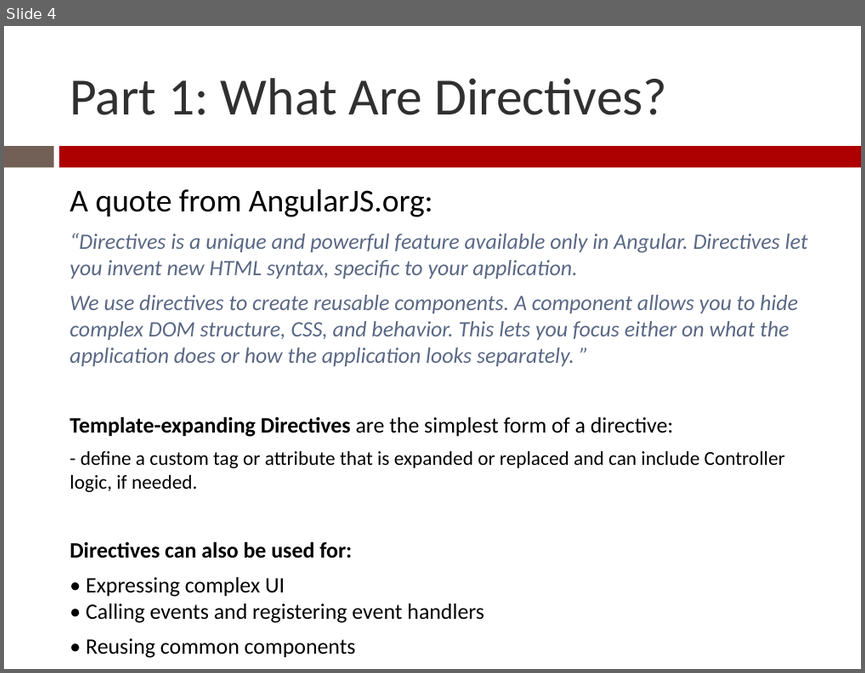
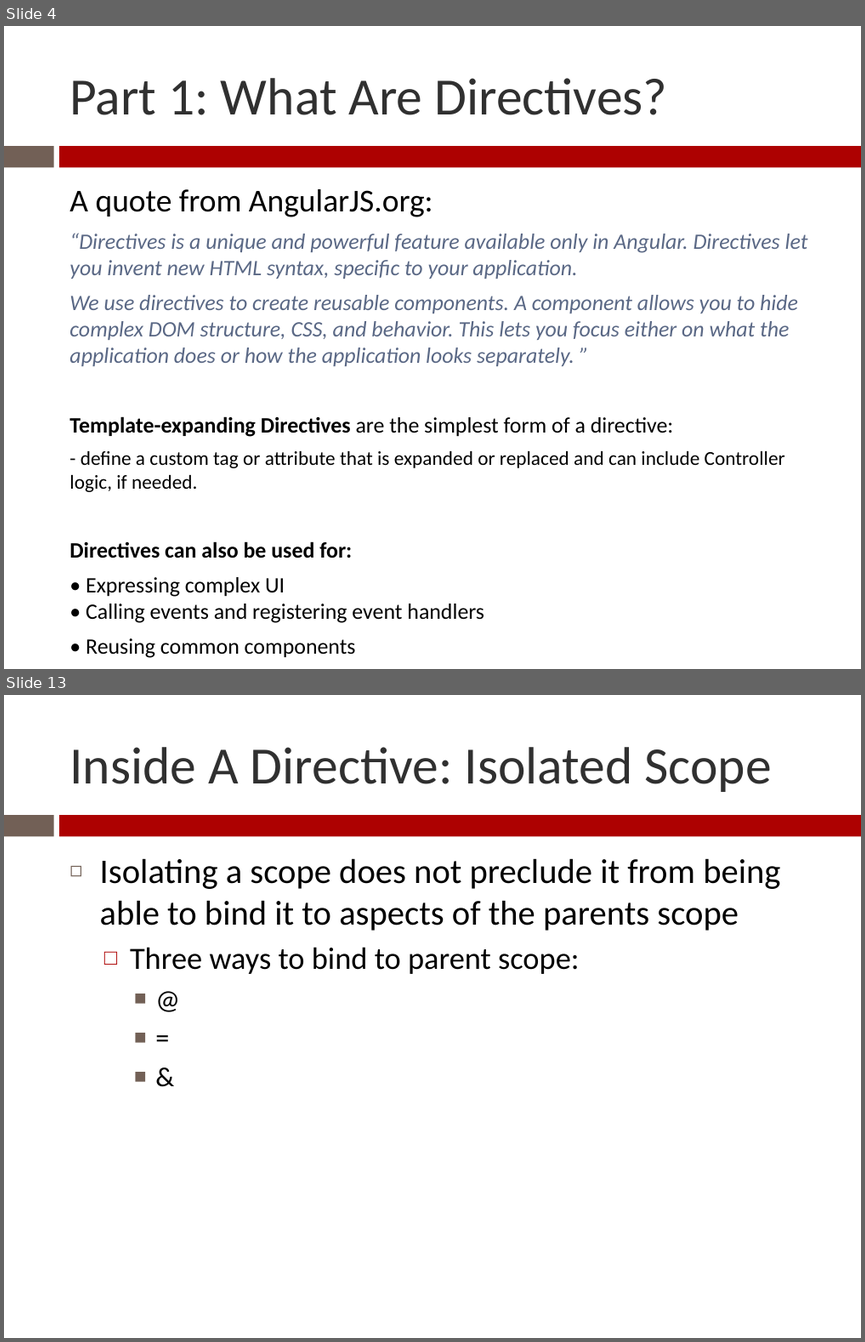
Before and after one commit to Zenitram-Oriaj/AngularJS_Directives, a slide deck: presentation/ajs_dir_presentation.pptx. Shown one above the other, each under a label of ours: slide 4 before the commit, slides 4 and 13 after it; the slides between them are not shown. The pictures are 865x673 and 865x1342 pixels, drawn with LibreOffice and Linux fonts; fonts in the diff are those of the drawing. Boxes give left, top, right and bottom in pixels: in the first picture for what was removed or moved away, otherwise in the second. Text is boxed around its words. In the diff, an @@ line names an element or a change of style, - is before the commit and + after.

```diff
--- a/presentation/ajs_dir_presentation.pptx
+++ b/presentation/ajs_dir_presentation.pptx
@@ slide 13 added at box(4, 695, 861, 1338), background #FFFFFF; not listed: 2 template elements that a slide beside it also shows @@
@@ title added at box(69, 747, 772, 792), 44 pt, text #303030 @@
+Inside A Directive: Isolated Scope
@@ text added at box(100, 858, 780, 974), 29 pt, text #000000 @@
+◻ Isolating a scope does not preclude it from being able to bind it to aspects of the parents scope
+  □ Three ways to bind to parent scope:
+    ■ @
+    ■ =
+    ■ &
```
Also in this commit, not shown: 6 slides changed, 5 other slides added, 1 slide removed, 1 other file.
